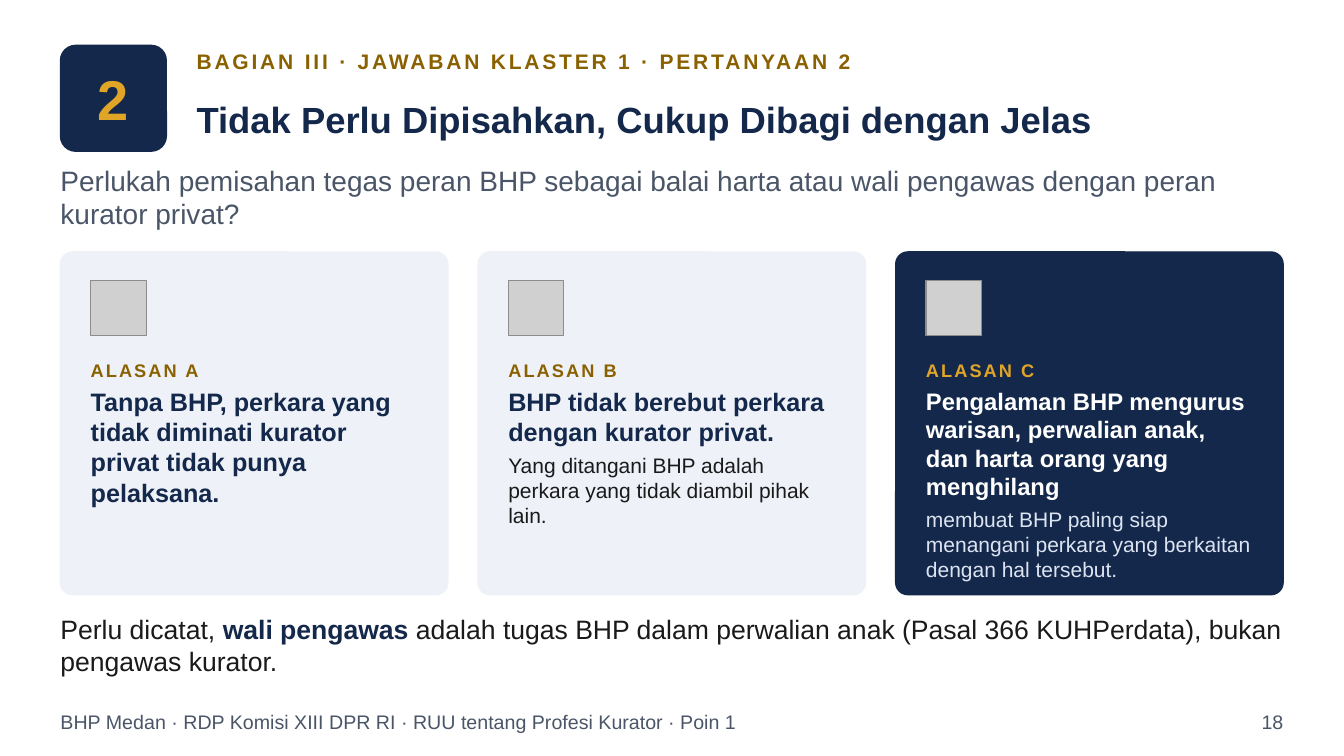
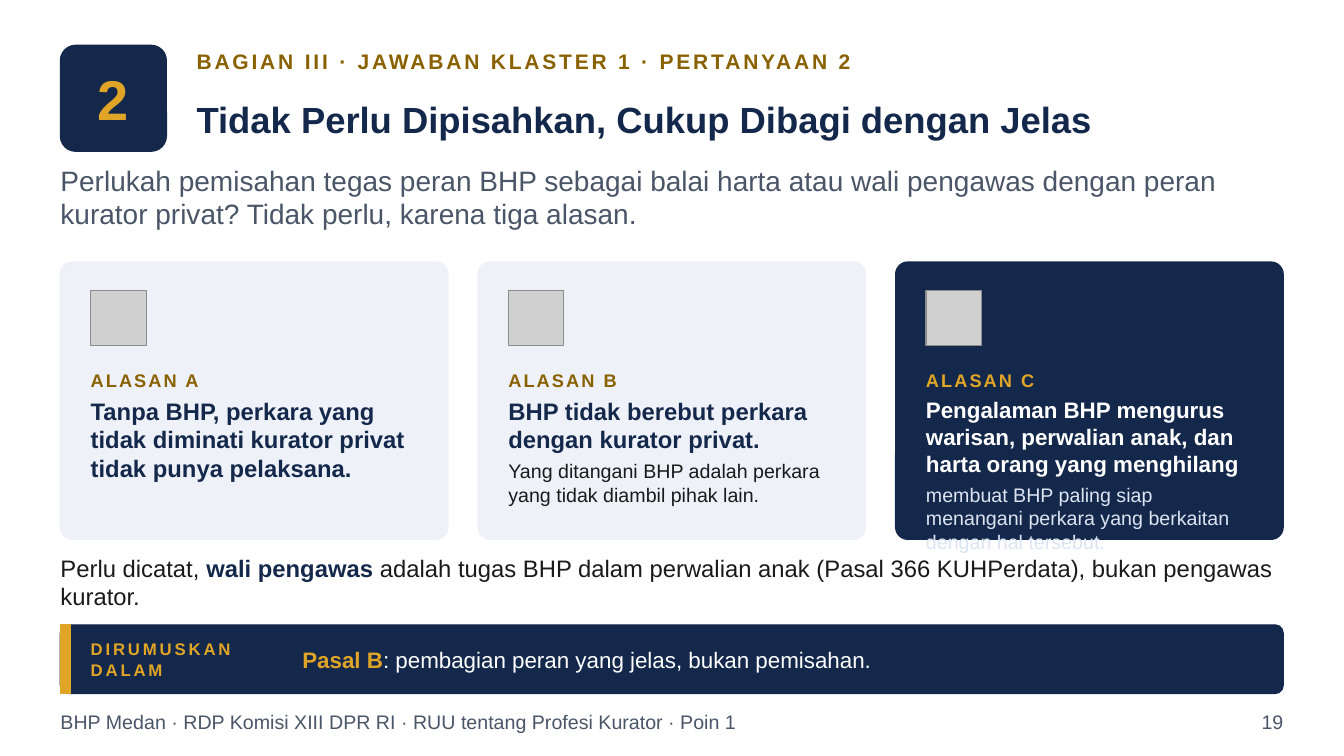
Before and after one commit to artheralawfirm-cloud/SAPAWALI, a slide deck: slide 19 of presentasi/Paparan_BHP_Medan_RUU_Profesi_Kurator.pptx (slide 18 before the commit). Drawn at 1344x756 pixels with LibreOffice and Linux fonts; fonts in the diff are those of the drawing; grey boxes stand for pictures. Boxes give left, top, right and bottom in pixels: in the first picture for what was removed or moved away, otherwise in the second. Text is boxed around its words. In the diff, an @@ line names an element or a change of style, - is before the commit and + after.

```diff
--- a/presentasi/Paparan_BHP_Medan_RUU_Profesi_Kurator.pptx
+++ b/presentasi/Paparan_BHP_Medan_RUU_Profesi_Kurator.pptx
@@ text at bbox=[60, 170, 1216, 230]: text changed @@
-Perlukah pemisahan tegas peran BHP sebagai balai harta atau wali pengawas dengan peran kurator privat?
+Perlukah pemisahan tegas peran BHP sebagai balai harta atau wali pengawas dengan peran kurator privat? Tidak perlu, karena tiga alasan.
@@ rounded rectangle: place and size @@
-rounded rectangle at bbox=[60, 252, 448, 595]
+rounded rectangle at bbox=[60, 262, 448, 539]
@@ rounded rectangle: place and size @@
-rounded rectangle at bbox=[478, 252, 865, 595]
+rounded rectangle at bbox=[478, 262, 865, 539]
@@ proportions changed in 3 elements at bbox=[60, 262, 448, 539], bbox=[478, 262, 865, 539], bbox=[896, 262, 1284, 539] @@
@@ rounded rectangle: place and size @@
-rounded rectangle at bbox=[896, 252, 1284, 595]
+rounded rectangle at bbox=[896, 262, 1284, 539]
@@ 3 pictures: place and size @@
-3 pictures at bbox=[91, 280, 982, 336]
+3 pictures at bbox=[91, 290, 982, 346]
@@ text "ALASAN A": place and size @@
-text "ALASAN A" at bbox=[91, 364, 391, 507]
+text "ALASAN A" at bbox=[91, 374, 404, 482]
@@ text "ALASAN B": place and size @@
-text "ALASAN B" at bbox=[508, 363, 824, 523]
+text "ALASAN B" at bbox=[508, 373, 820, 506]
@@ text "ALASAN C": place and size @@
-text "ALASAN C" at bbox=[926, 364, 1250, 582]
+text "ALASAN C" at bbox=[926, 374, 1238, 540]
@@ text at bbox=[91, 402, 404, 482]: size 18 to 17 pt @@
@@ text at bbox=[508, 402, 820, 506]: size 18 to 17 pt in "BHP tidak berebut perkara dengan kurator privat."; size 15 to 14 pt in "Yang ditangani BHP adalah perkara yang tidak ..." @@
@@ text at bbox=[926, 401, 1238, 540]: size 17 to 16 pt in "Pengalaman BHP mengurus warisan, perwalian anak, dan ..."; size 15 to 14 pt in "membuat BHP paling siap menangani perkara yang ..." @@
@@ text "Perlu dicatat, wali pengawas adalah ...": place and size @@
-text "Perlu dicatat, wali pengawas adalah ..." at bbox=[60, 619, 1281, 677]
+text "Perlu dicatat, wali pengawas adalah ..." at bbox=[60, 559, 1272, 606]
@@ text "Perlu dicatat, wali pengawas adalah ..." at bbox=[60, 559, 1272, 606]: size 19 to 17 pt @@
@@ rounded rectangle added at bbox=[60, 625, 1284, 694], fill #14284B, outline #14284B 1 pt @@
@@ rectangle added at bbox=[60, 625, 71, 694], fill #E0A526, outline #E0A526 1 pt @@
@@ text added at bbox=[91, 643, 231, 676], 12 pt, text #E0A526, bold @@
+DIRUMUSKAN DALAM
@@ text added at bbox=[302, 651, 870, 673], 16 pt, text #FFFFFF @@
+Pasal B: pembagian peran yang jelas, bukan pemisahan.
@@ text at bbox=[1262, 715, 1284, 729]: text changed @@
-18
+19
```
Also in this commit, not shown: 24 other slides changed, 2 slides added, 6 other files.
